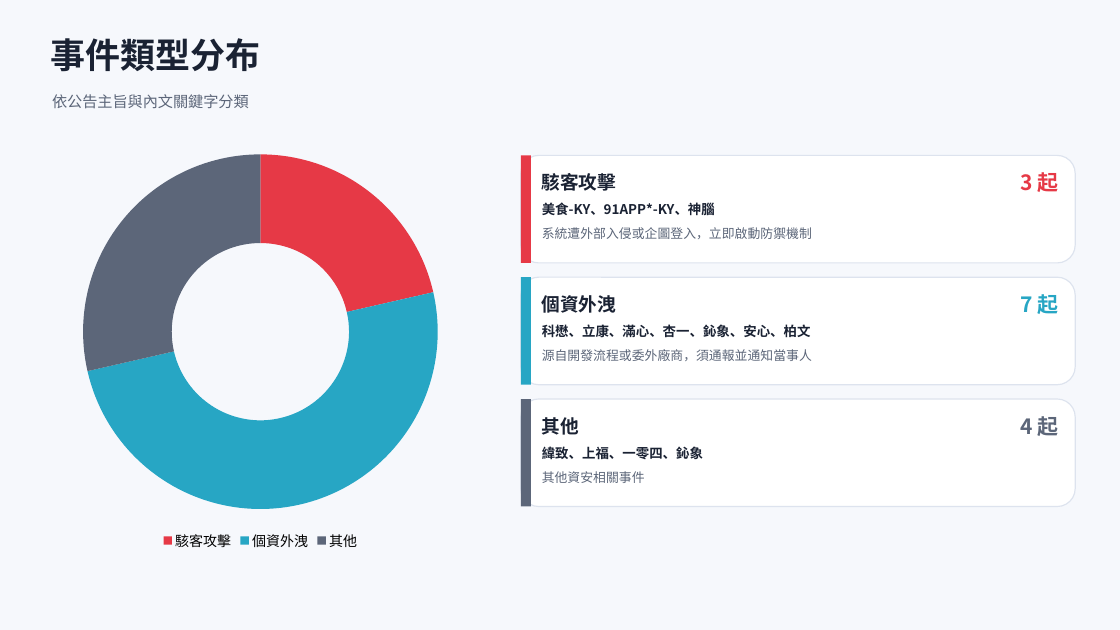
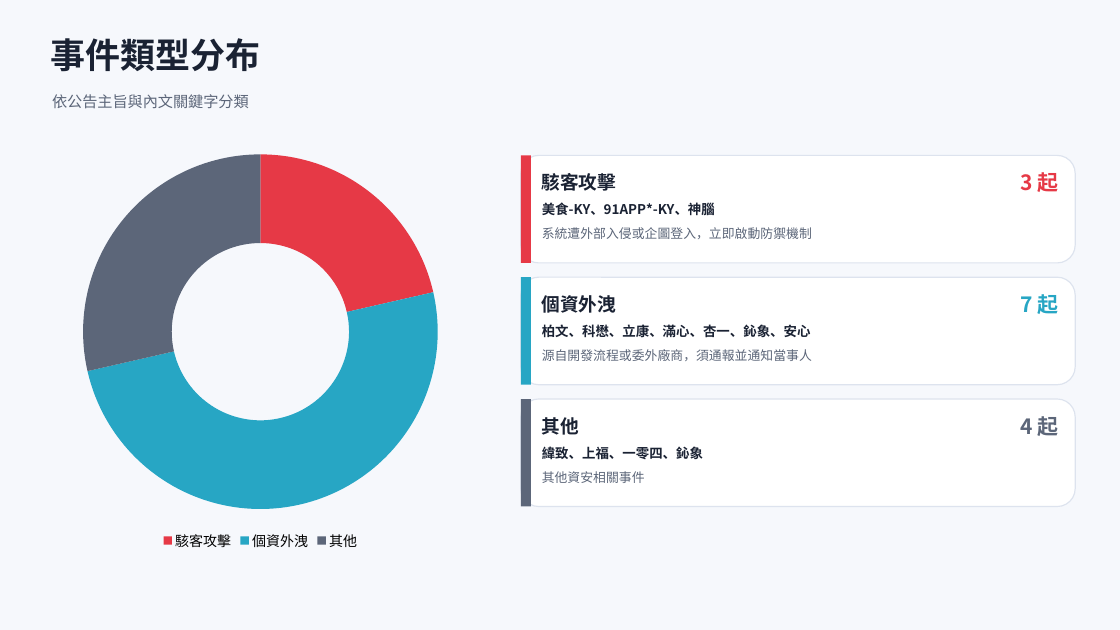
Before and after one commit to Johnnylin77/mops-isec-monitor, a slide deck: slide 3 of 資安事件因應分析.pptx. Drawn at 1120x630 pixels with LibreOffice and Linux fonts; fonts in the diff are those of the drawing. Boxes give left, top, right and bottom in pixels: in the first picture for what was removed or moved away, otherwise in the second. Text is boxed around its words. In the diff, an @@ line names an element or a change of style, - is before the commit and + after.

```diff
--- a/資安事件因應分析.pptx
+++ b/資安事件因應分析.pptx
@@ text at [542, 324, 811, 338]: text changed @@
-科懋、立康、滿心、杏一、鈊象、安心、柏文
+柏文、科懋、立康、滿心、杏一、鈊象、安心
```
Also in this commit, not shown: 7 other slides changed, 2 other files.
